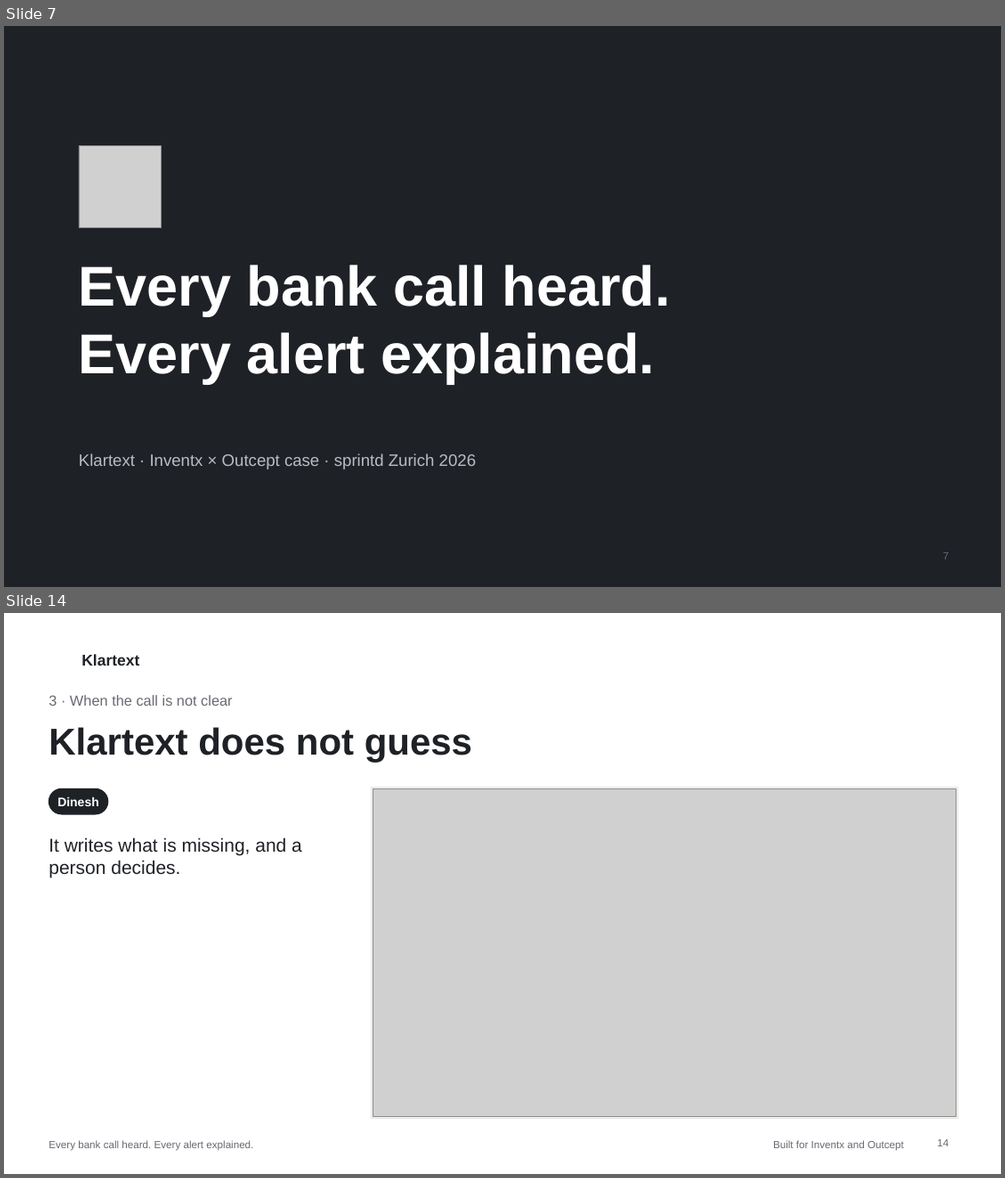
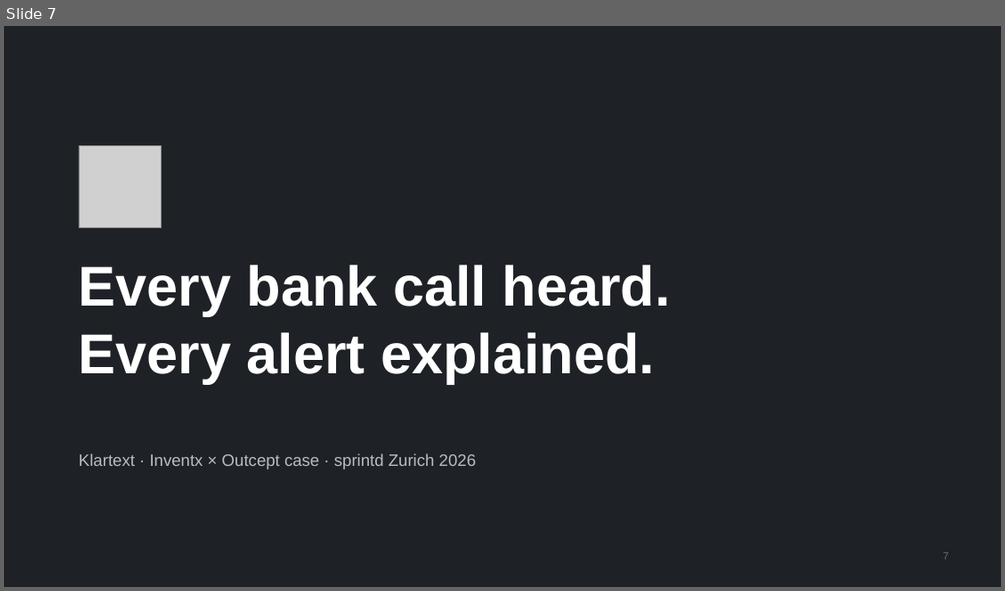
Before and after one commit to arit18s/Klartext, a slide deck: docs/pitch/klartext-pitch.pptx. Shown one above the other, each under a label of ours: slides 7 and 14 before the commit, slide 7 after it; the slides between them are not shown. The pictures are 1005x1178 and 1005x591 pixels, drawn with LibreOffice and Linux fonts; fonts in the diff are those of the drawing; grey boxes stand for pictures; background and template pictures are left out. Boxes give left, top, right and bottom in pixels: in the first picture for what was removed or moved away, otherwise in the second. Text is boxed around its words. In the diff, an @@ line names an element or a change of style, - is before the commit and + after.

```diff
--- a/docs/pitch/klartext-pitch.pptx
+++ b/docs/pitch/klartext-pitch.pptx
@@ slide 14 removed at (4,613,1001,1174), background #FFFFFF @@
@@ text removed at (81,654,139,666) @@
-Klartext
@@ text removed at (48,695,232,706) @@
-3 · When the call is not clear
@@ title removed at (48,727,472,763) @@
-Klartext does not guess
@@ rounded rectangle removed at (48,788,108,814) @@
@@ text removed at (57,797,99,806) @@
-Dinesh
@@ rectangle removed at (372,787,957,1119) @@
@@ picture removed at (372,788,956,1117) @@
@@ text removed at (48,837,302,878) @@
-It writes what is missing, and a person decides.
@@ text removed at (48,1140,253,1150) @@
-Every bank call heard. Every alert explained.
@@ text removed at (773,1140,904,1150) @@
-Built for Inventx and Outcept
@@ page number removed at (937,1139,948,1146) @@
-14
```
Also in this commit, not shown: 10 other slides removed, 1 other file.
